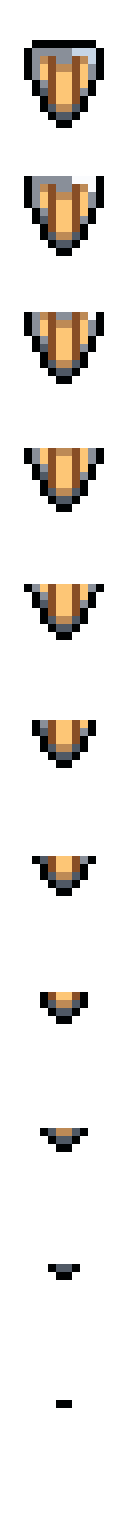
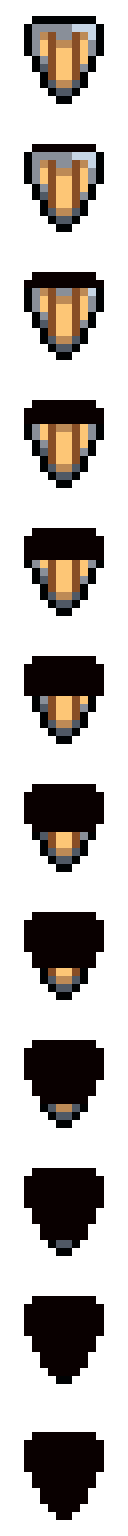
Revision of a layered (128, 1536) image; what changed, layer by layer:
painted on "Fondo" over [24, 16, 104, 1408]
added layer "capa2" over [24, 144, 104, 1520]
